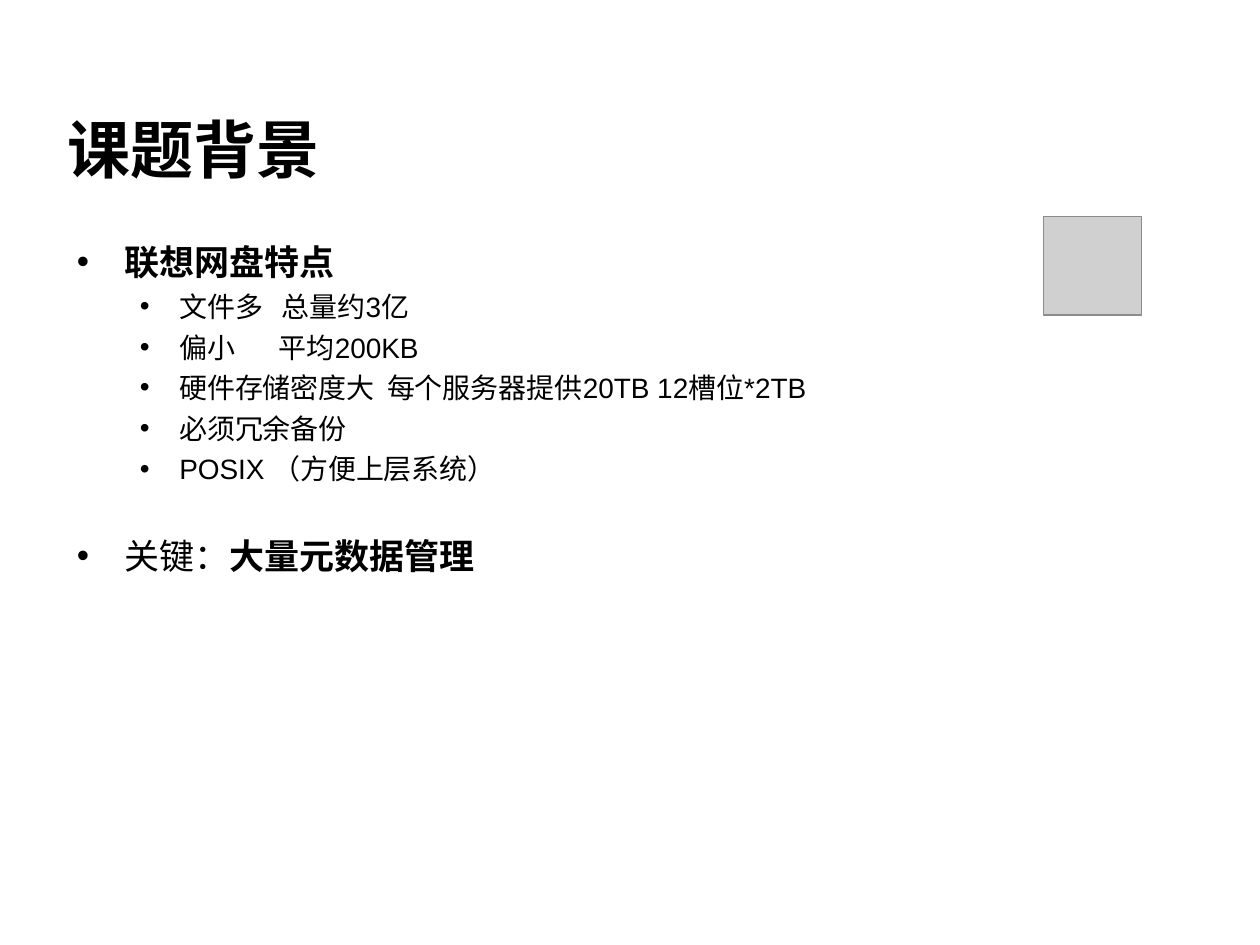
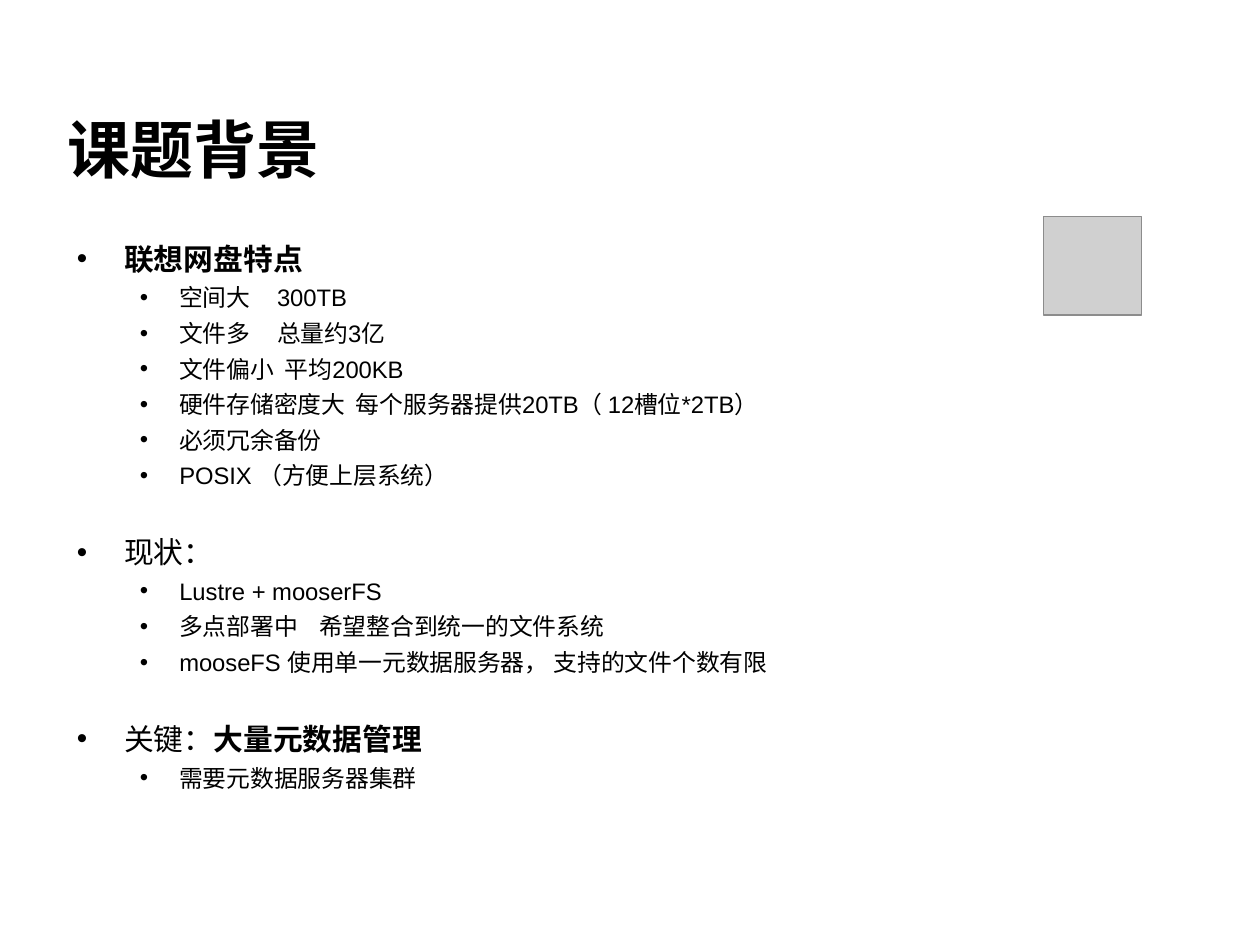
Before and after one commit to cheliequan/idning-paper, a slide deck: slide 3 of draft/答辩.ppt. Drawn at 1260x945 pixels with LibreOffice and Linux fonts; fonts in the diff are those of the drawing; grey boxes stand for pictures; background and template pictures are left out. Boxes give left, top, right and bottom in pixels: in the first picture for what was removed or moved away, otherwise in the second. Text is boxed around its words. In the diff, an @@ line names an element or a change of style, - is before the commit and + after.

```diff
--- a/draft/答辩.ppt
+++ b/draft/答辩.ppt
@@ text at (x1=124, y1=244, x2=448, y2=753): size 20 to 17 pt in "联想网盘特点", "关键：大量元数据管理"; size 16 to 13.6 pt in "文件多 总量约3亿", "必须冗余备份", "POSIX （方便上层系统）" @@
@@ text at (x1=179, y1=286, x2=347, y2=308): paragraph added @@
+  • 空间大 300TB
@@ text at (x1=179, y1=358, x2=758, y2=415): text changed; size 16 to 13.6 pt @@
-  • 偏小 平均200KB
-  • 硬件存储密度大 每个服务器提供20TB 12槽位*2TB
+  • 文件偏小 平均200KB
+  • 硬件存储密度大 每个服务器提供20TB（ 12槽位*2TB）
@@ text at (x1=179, y1=583, x2=768, y2=674): paragraphs added @@
+• 现状：
+  • Lustre + mooserFS
+  • 多点部署中 希望整合到统一的文件系统
+  • mooseFS 使用单一元数据服务器， 支持的文件个数有限
@@ text at (x1=179, y1=767, x2=416, y2=789): paragraph added @@
+  • 需要元数据服务器集群
```
Also in this commit, not shown: 7 other slides changed, 8 slides added, 9 slides removed, 1 other file.
